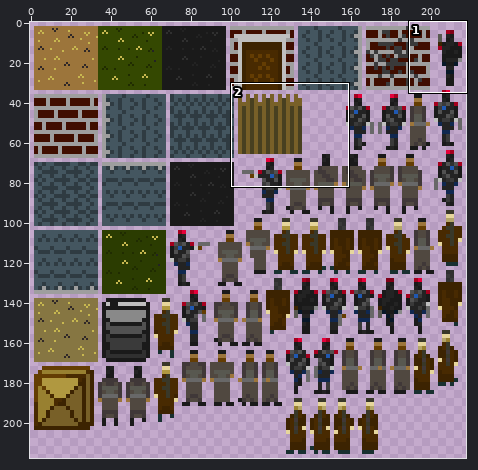
One commit to this sprite sheet: assets/sheets/player.png. Above: a wide view before the commit, with the close-up outlined.
Close-up. Old version:
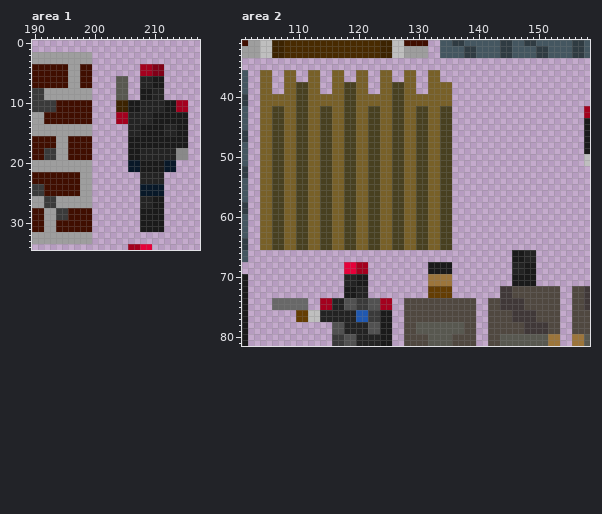
The file is 218x218 pixels. Colours within 5 levels of each other are drawn and written as one. Shown: area 1: x 190..217, y 0..34; area 2: x 101..158, y 31..81. The old version is drawn lined up with the new one. The commit also changed other parts of the picture, which this record leaves out.
After the commit:
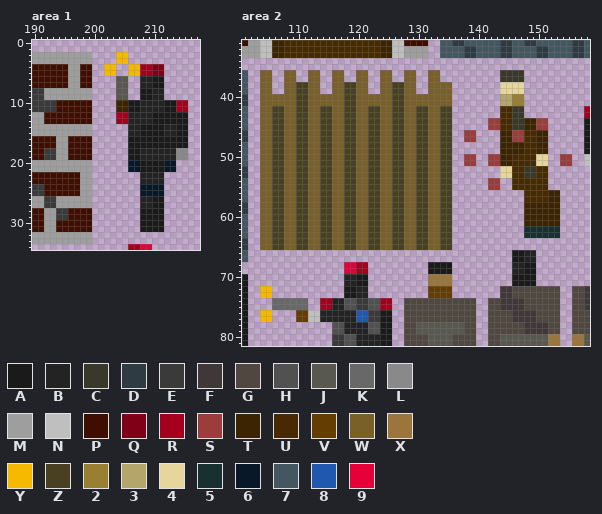
Palette (. is transparent): A #1a1a1a  B #232323  C #393829  D #2f3b42  E #3a3a3a  F #403838  G #504840  H #515151  J #585850  K #686868  L #898989  M #9e9e9e  N #bfbfbf  P #400e00  Q #800018  R #a4001e  S #9c3c3b  T #3c2301  U #482a01  V #643d03  W #786028  X #9c753b  Y #f7b900  Z #484020  2 #988030  3 #b4a56a  4 #e6d69c  5 #183030  6 #081828  7 #445660  8 #2058b0  9 #e6003a
From old to new:
drawings rearranged on the sheet (the old picture shows each at its new place)
Changed rows in their new state; - is an unchanged pixel.
Area 1:
first column x 202:
 2 --YY--
 3 --YY--
 4 YY--YY
 5 YY--YY
Area 2:
first column x 138:
36 ------CCCC--------
37 ------CCCC--------
38 ------4444--------
39 ------4444--------
40 ------3322--------
41 ------3322--------
42 ------UUCC--------
43 ------UUCC--------
44 ----SSUUCCTTSS----
45 ----SSUUCCTTSS----
46 SS----TTSSUUTT----
47 SS----TTSSUUTT----
48 ------TTTTUUTT----
49 ------TTTTUUTT----
50 SS--SSTTUUUU44--SS
51 SS--SSTTUUUU44--SS
52 ------44UUCCUU----
53 ------44UUCCUU----
54 ----SS--UUUUUU----
55 ----SS--UUUUUU----
56 ----------UUUUTT--
57 ----------UUUUTT--
58 ----------TTTTTT--
59 ----------TTTTTT--
60 ----------TTTTTT--
61 ----------TTTTTT--
62 ----------555555--
63 ----------555555--
first column x 104:
72 YY
73 YY
76 YY
77 YY
Where, in picture pixels (left, top, right, bottom), the same in both close-ups:
added: (104, 52, 140, 76)
added: (464, 70, 572, 238)
added: (260, 286, 272, 322)
